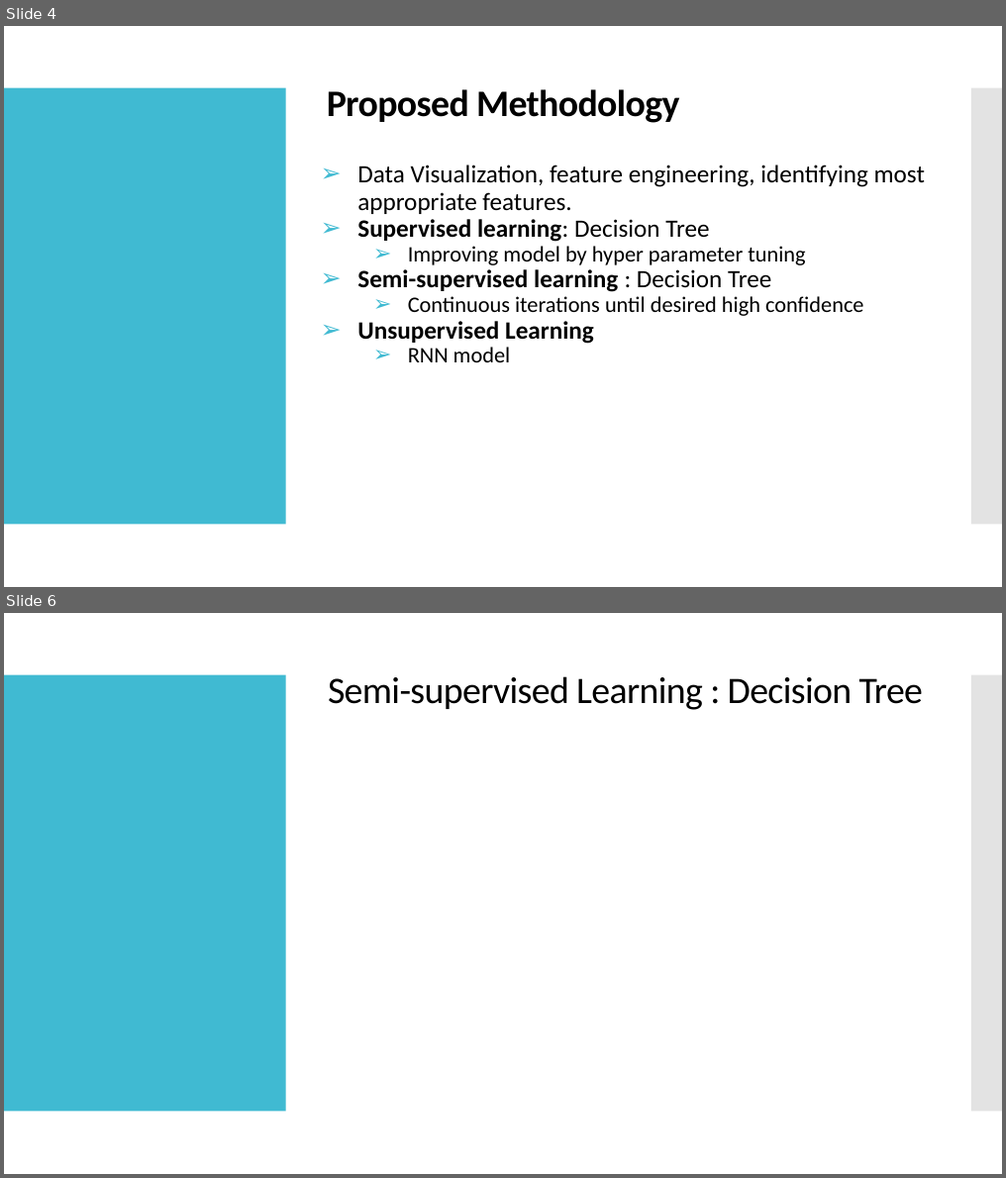
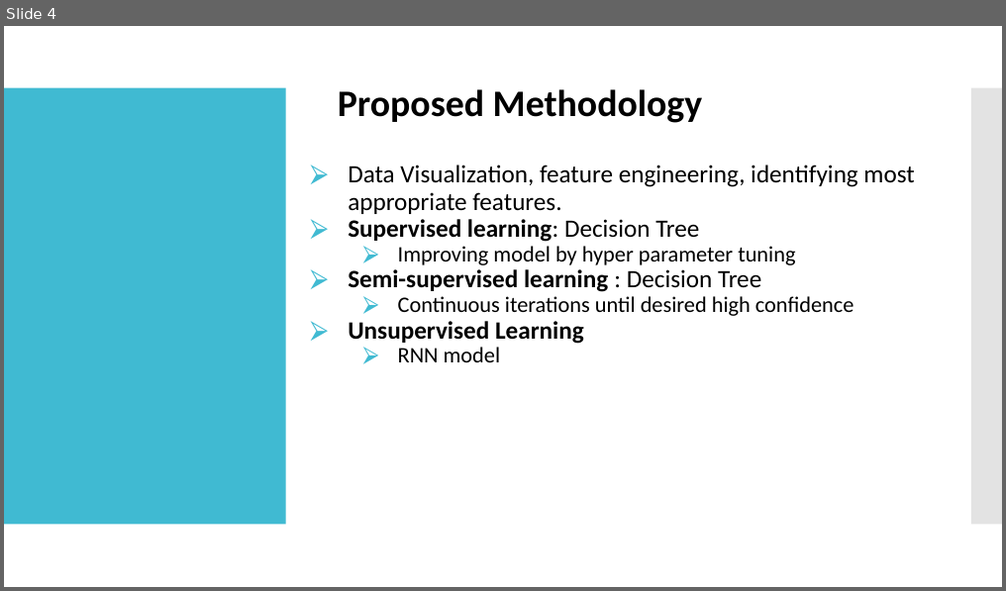
Before and after one commit to darshak-k/RainSenseAI-Project, a slide deck: Documentation/AI PPT.pptx. Shown one above the other, each under a label of ours: slides 4 and 6 before the commit, slide 4 after it; the slides between them are not shown. The pictures are 1006x1178 and 1006x591 pixels, drawn with LibreOffice and Linux fonts; fonts in the diff are those of the drawing; background and template pictures are left out. Boxes give left, top, right and bottom in pixels: in the first picture for what was removed or moved away, otherwise in the second. Text is boxed around its words. In the diff, an @@ line names an element or a change of style, - is before the commit and + after.

```diff
--- a/Documentation/AI PPT.pptx
+++ b/Documentation/AI PPT.pptx
@@ slide 6 removed at (x1=4, y1=613, x2=1002, y2=1174), background #FFFFFF; not listed: 2 template elements that a slide beside it also shows @@
@@ title removed at (x1=328, y1=676, x2=923, y2=710) @@
-Semi-supervised Learning : Decision Tree
@@ slide 4 changed as well @@
@@ title "Proposed Methodology" at (x1=338, y1=89, x2=702, y2=123): letter spacing -0.5 to 0 pt @@
@@ text "Data Visualization, feature engineering, identifying ..." at (x1=348, y1=165, x2=914, y2=363): bullet ➢ to ⮚ @@
```
Also in this commit, not shown: 6 other slides changed, 5 slides added, 3 other slides removed, 5 other files.
